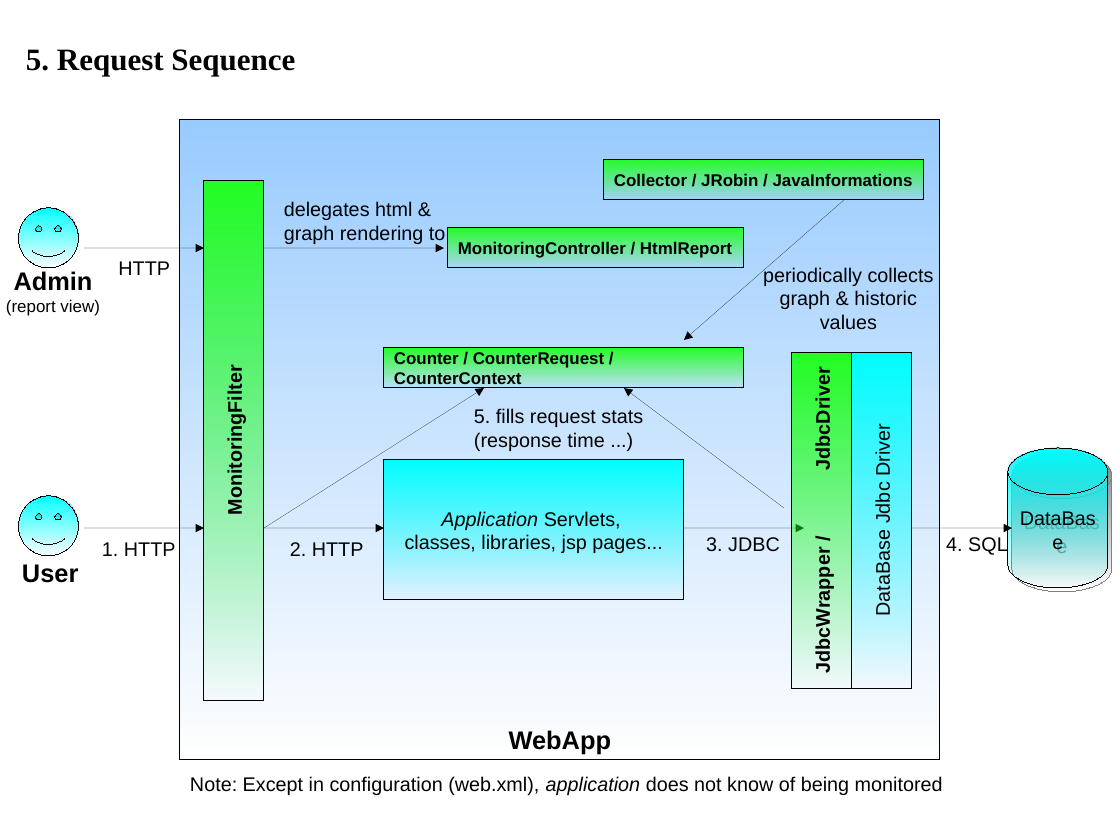
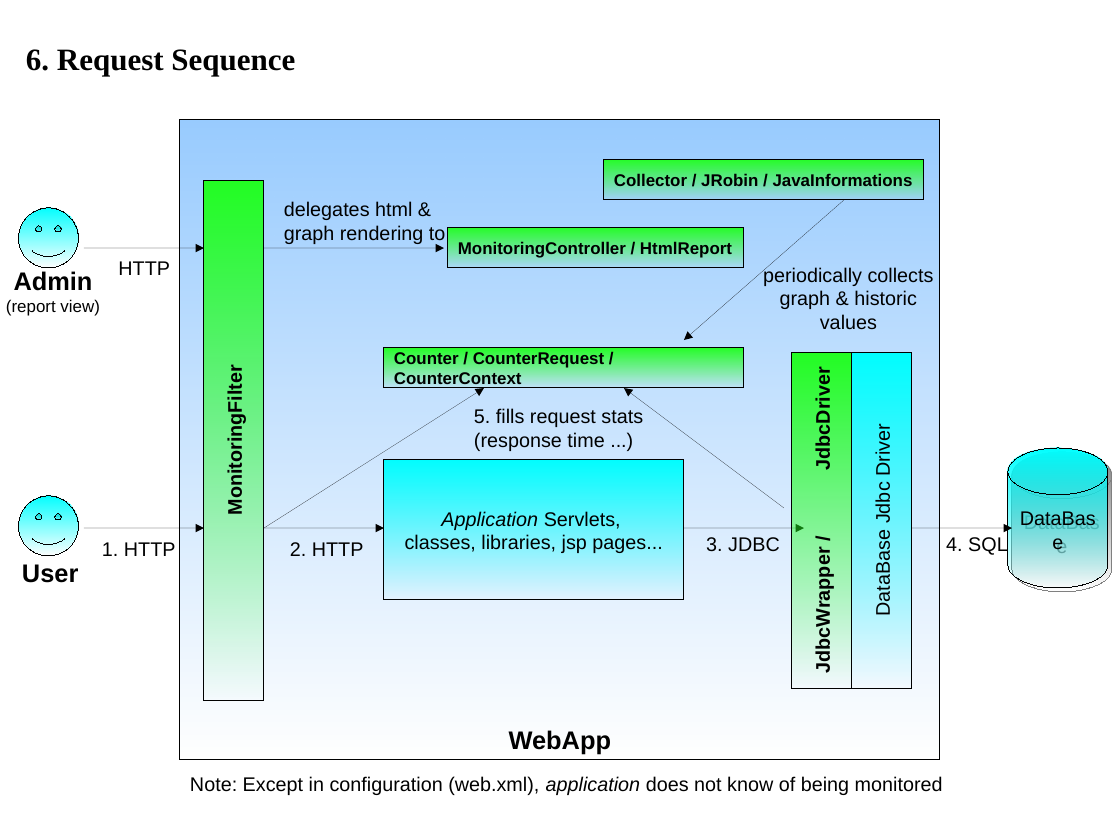
Before and after one commit to saschagrebe/javamelody, a slide deck: slide 6 of javamelody-core/src/site/resources/Map.odp. Drawn at 1120x840 pixels with LibreOffice and Linux fonts; fonts in the diff are those of the drawing. Boxes give left, top, right and bottom in pixels: in the first picture for what was removed or moved away, otherwise in the second. Text is boxed around its words. In the diff, an @@ line names an element or a change of style, - is before the commit and + after.

```diff
--- a/javamelody-core/src/site/resources/Map.odp
+++ b/javamelody-core/src/site/resources/Map.odp
@@ text at (26,49,295,76): text changed @@
-5. Request Sequence
+6. Request Sequence
```
Also in this commit, not shown: 3 other slides changed.
